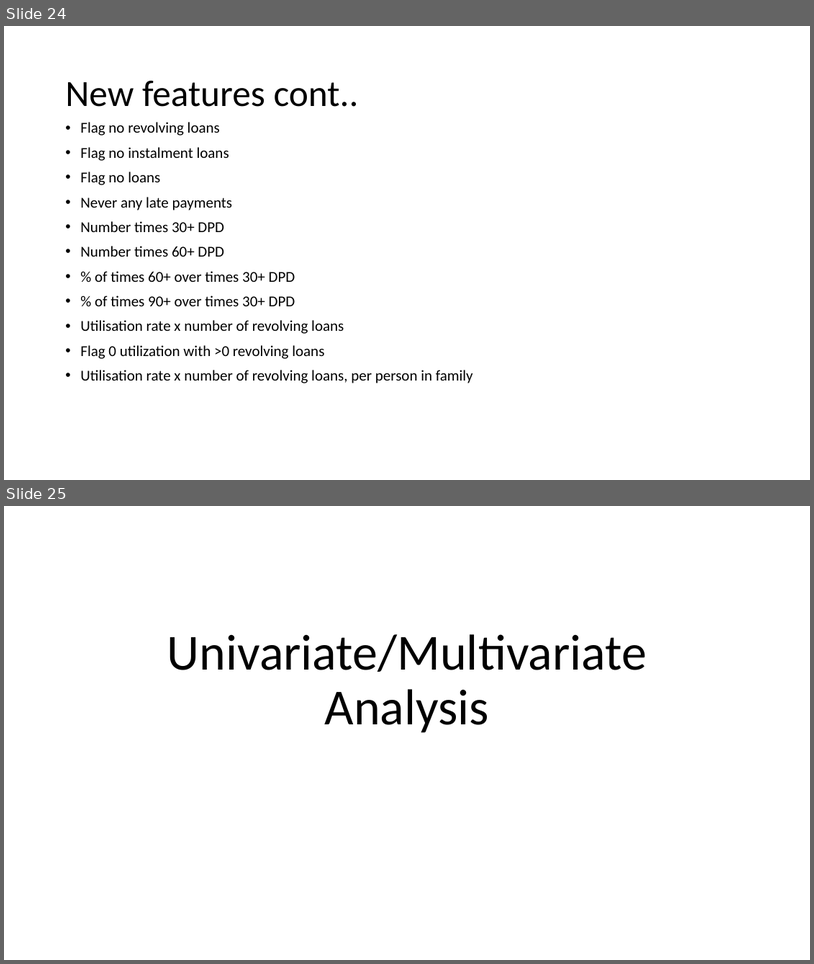
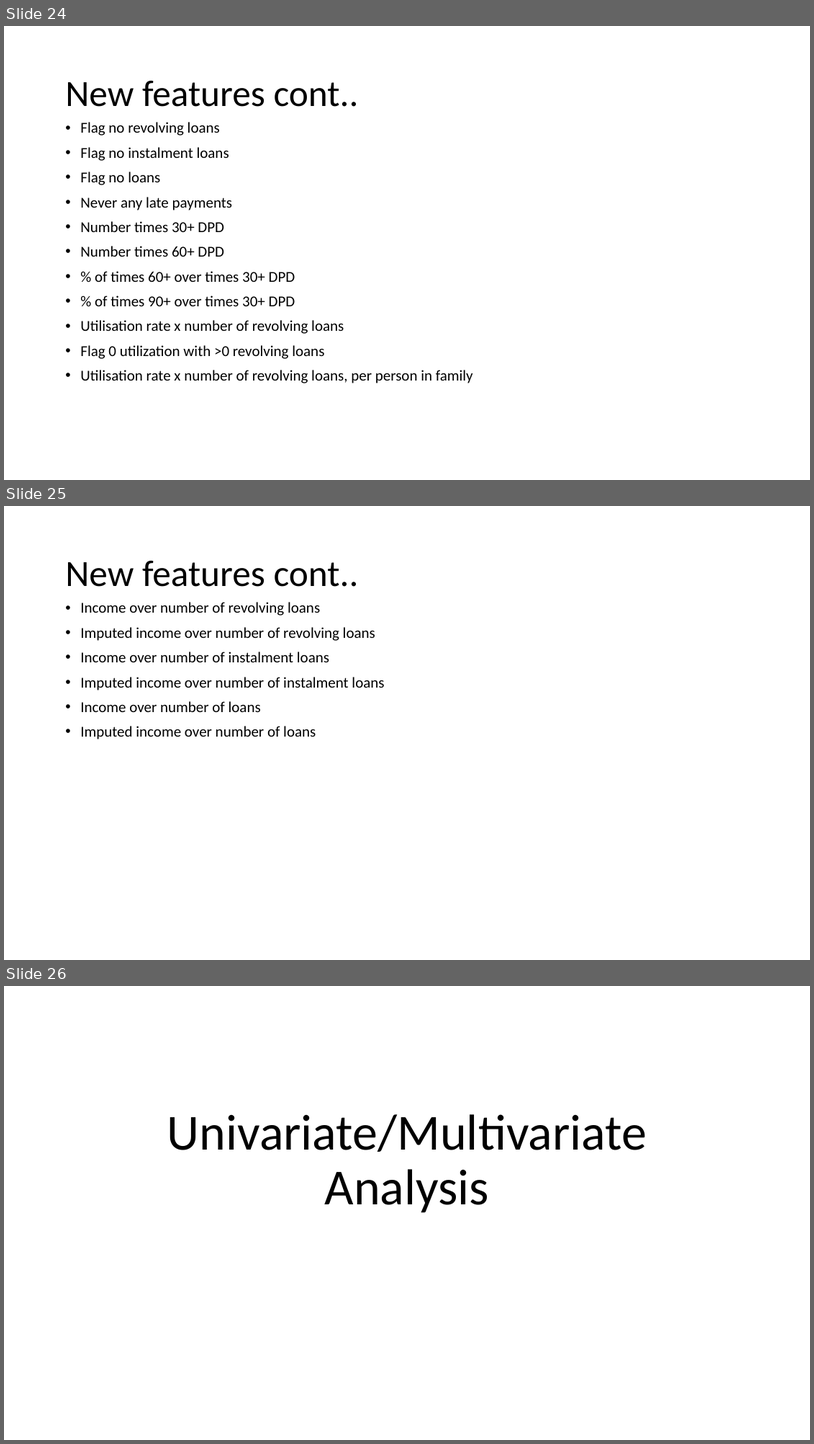
Before and after one commit to matthewjones-perth/givemesomecredit, a slide deck: Paidy Dataset Exercise.pptm. Shown one above the other, each under a label of ours: slides 24 and 25 before the commit, slides 24, 25 and 26 after it. The pictures are 814x964 and 814x1444 pixels, drawn with LibreOffice and Linux fonts; fonts in the diff are those of the drawing. Boxes give left, top, right and bottom in pixels: in the first picture for what was removed or moved away, otherwise in the second. Text is boxed around its words. In the diff, an @@ line names an element or a change of style, - is before the commit and + after.

```diff
--- a/Paidy Dataset Exercise.pptm
+++ b/Paidy Dataset Exercise.pptm
@@ slide 25 added at (x1=4, y1=506, x2=810, y2=960), background #FFFFFF @@
@@ title added at (x1=65, y1=560, x2=359, y2=587), 44 pt, text #000000 @@
+New features cont..
@@ text added at (x1=80, y1=602, x2=384, y2=739), 18 pt, text #000000 @@
+• Income over number of revolving loans
+• Imputed income over number of revolving loans
+• Income over number of instalment loans
+• Imputed income over number of instalment loans
+• Income over number of loans
+• Imputed income over number of loans
@@ what was slide 25 is now slide 26 @@
```
Also in this commit, not shown: 17 slides changed, 1 other slide added, 1 slide removed, 2 other files.
